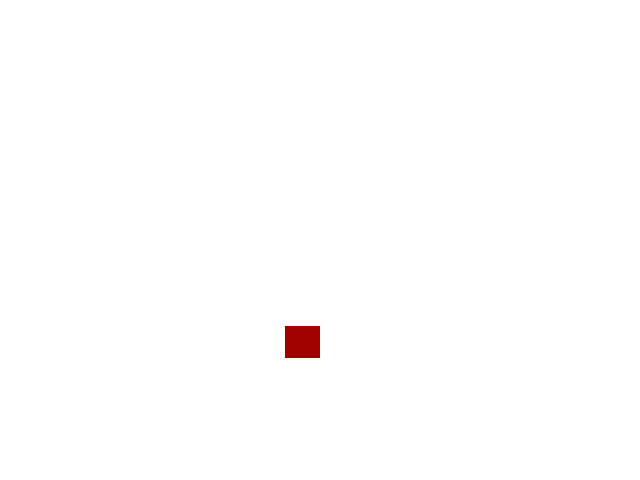
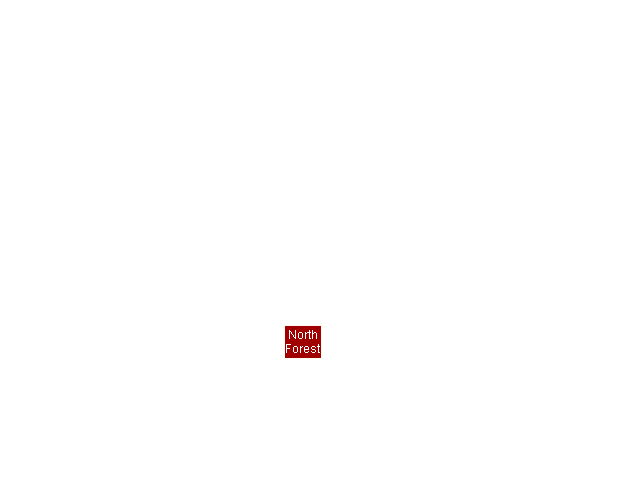
Layered file, before and after one edit (640x480). Changes by layer:
added layer "North ..." above "tz中b03.png" over [286, 330, 320, 353]
painted on "tz中b03.png" over [320, 325, 322, 359]
